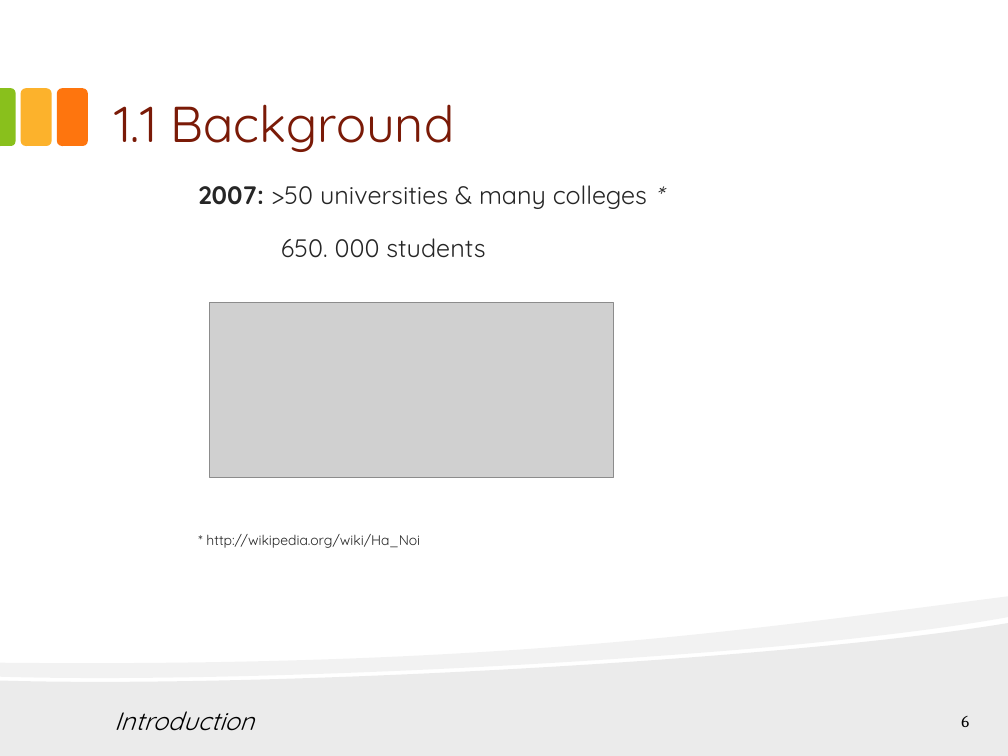
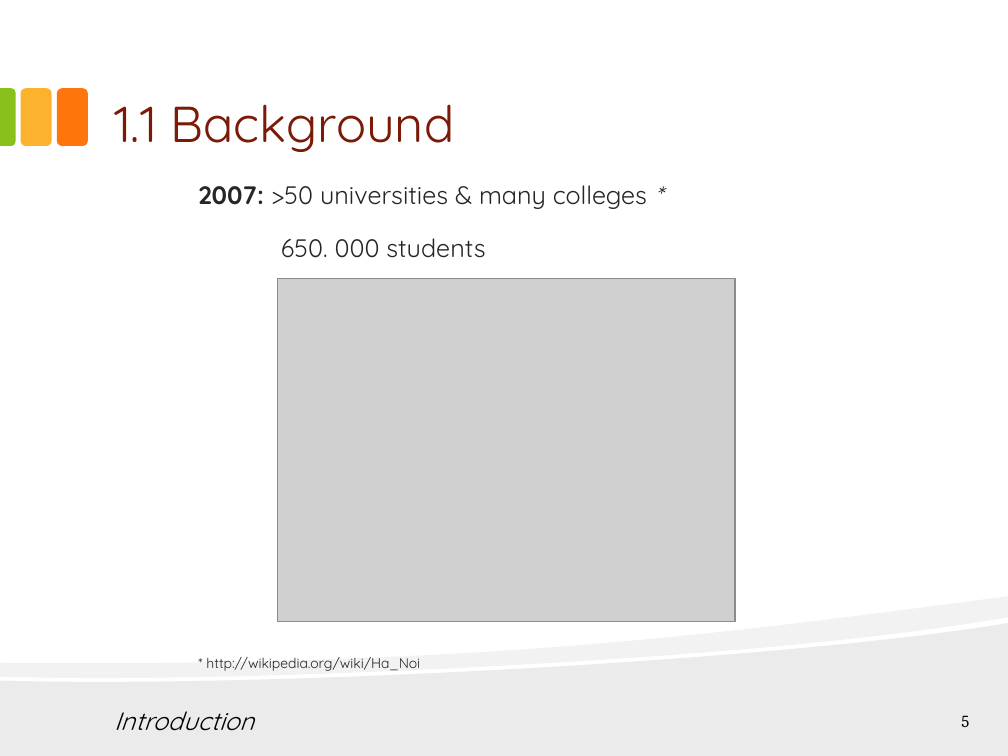
Before and after one commit to hungqcao/Rental-House-Finding, a slide deck: slide 5 of Document/Documentation/Final Document & Report/RHF_Presentation_Final_v1.0.pptx (slide 6 before the commit). Drawn at 1008x756 pixels with LibreOffice and Linux fonts; fonts in the diff are those of the drawing; grey boxes stand for pictures. Boxes give left, top, right and bottom in pixels: in the first picture for what was removed or moved away, otherwise in the second. Text is boxed around its words. In the diff, an @@ line names an element or a change of style, - is before the commit and + after.

```diff
--- a/Document/Documentation/Final Document & Report/RHF_Presentation_Final_v1.0.pptx
+++ b/Document/Documentation/Final Document & Report/RHF_Presentation_Final_v1.0.pptx
@@ text "2007: >50 universities & many ..." rewrapped from <box>198,185,647,548</box> to <box>198,185,647,671</box> @@
@@ picture added at <box>277,278,735,622</box> @@
@@ picture removed at <box>210,302,613,478</box> @@
@@ page number at <box>961,715,969,727</box>: text changed @@
-6
+5
```
Also in this commit, not shown: 7 other slides changed, 1 slide added, 12 slides removed.
